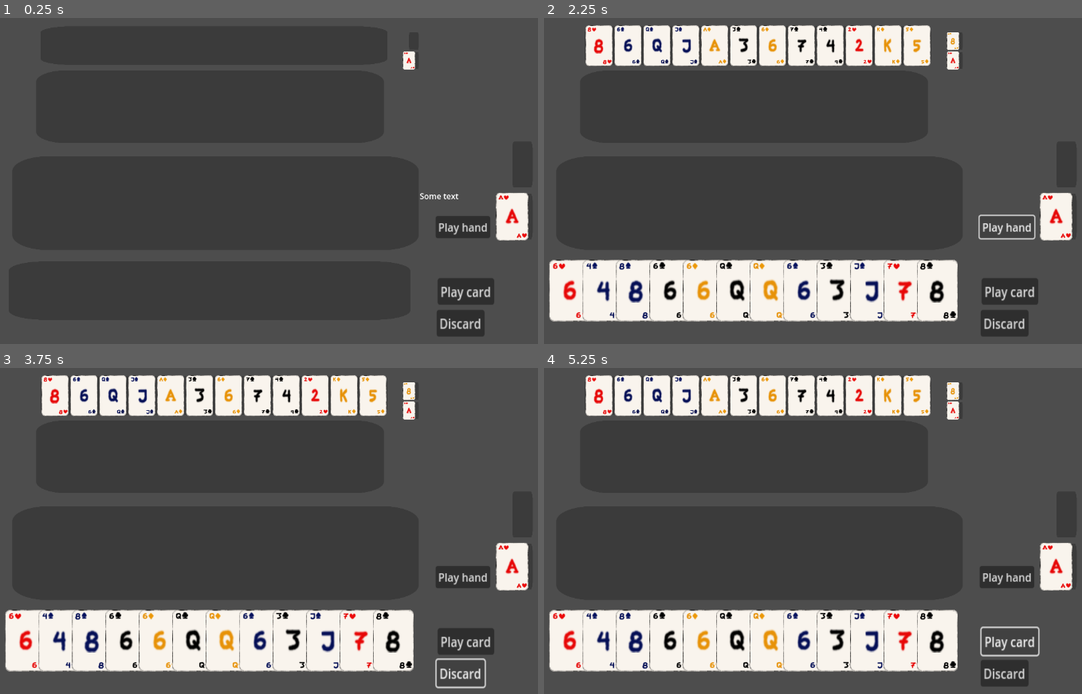
Above: before the commit, frames 1-4 (two rows, left to right).
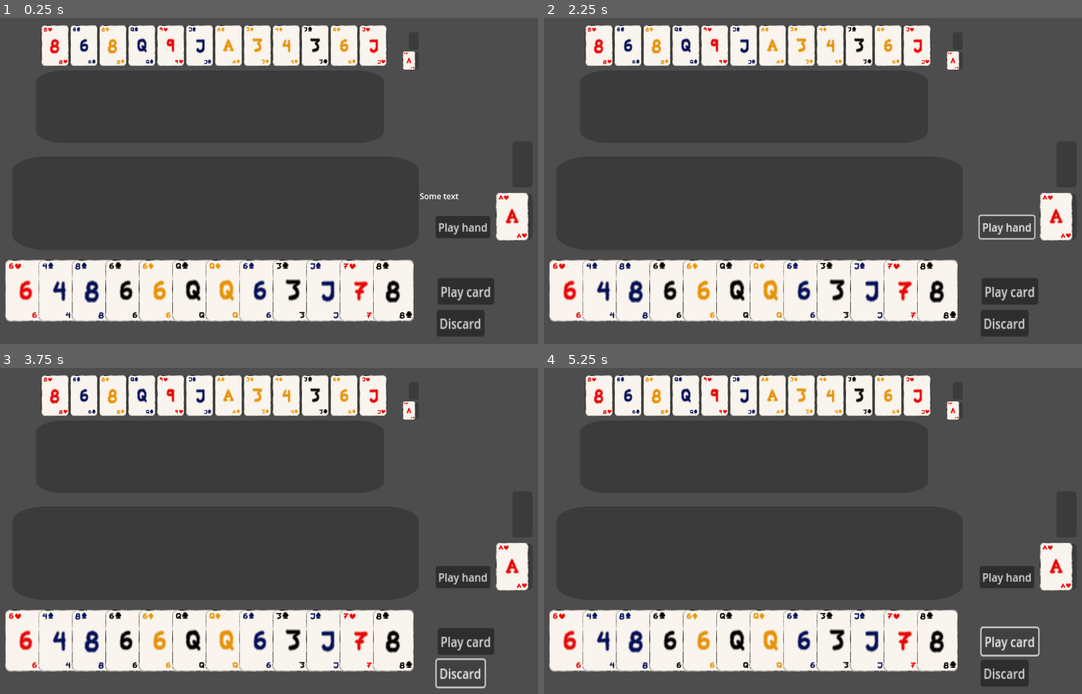
Above: after the commit, the same moments.

Repository: T33py/CardGame
Game: Godot game, scene res://TestScene.tscn
The game is run twice, just before and just after one commit, with the same random seed, the same clock (stepped at 60 frames per second) and the same inputs.
Inputs:
- Up to frame 1 (0.25 s): no input
- Up to frame 2 (2.25 s): click "Play card" at 0.5 s; click "Play card" at 1.25 s; click "Play hand" at 2 s
- Up to frame 3 (3.75 s): click "Play hand" at 2.75 s; click "Discard" at 3.5 s
- Up to frame 4 (5.25 s): click "Discard" at 4.25 s; click "Play card" at 5 s

The runs differ from the first frame. In frame 1, 22% of the frame differs, in the area x 0-77%, y 2-94%; in frame 2, 1.0%; in frame 3, 1.0%; in frame 4, 1.0%.

Commit message:
can now hover both sides

Diff:
--- a/Cards/Card.gd
+++ b/Cards/Card.gd
@@ -7,10 +7,16 @@
 signal card_clicked(card: Card)
 signal mouse_hovers(card: Card)
 signal mouse_stopped_hovering(card: Card)
+var hover_ee_protect = false
+
 signal picked_up(card: Card)
+signal put_down(card: Card)
 var emitted_picked_up = false
-signal put_down(card: Card)
+
 signal am_being_hovered_over(me: Card, other: Card)
+var left_hover_detect: Area2D
+var right_hover_detect: Area2D
+var hover_side = 0
 
 var colors = {
 	Suits.Hearts: Color("ec0808"),
@@ -83,6 +89,11 @@
 	current_bottom_right_corner_value = bottom_right_corner.find_child(patterns[my_value], false)
 	current_bottom_right_corner_suit = bottom_right_corner.find_child(symbols[my_suit], false)
 
+	left_hover_detect = find_child("left_side", false)
+	left_hover_detect.hovered.connect(_on_hovered_by)
+	right_hover_detect = find_child("right_side", false)
+	right_hover_detect.hovered.connect(_on_hovered_by)
+
 	redraw()
 	return # Replace with function body.
 
@@ -96,6 +107,9 @@
 		not_click_timer += delta
 		if not_click_timer >= not_click_delay:
 			being_dragged()
+
+	if hover_ee_protect:
+		hover_ee_protect = false
 	return
 
 func set_suit(suit: Suits):
@@ -189,11 +203,14 @@
 	return
 
 func _on_area_2d_mouse_entered():
+	hover_ee_protect = true
 	mouse_hovers.emit(self)
 	return # Replace with function body.
 
 
 func _on_area_2d_mouse_exited():
+	if hover_ee_protect:
+		return
 	mouse_stopped_hovering.emit(self)
 #	end_of_being_dragged()
 	return # Replace with function body.
@@ -202,9 +219,10 @@
 	return str(patterns[my_value]) + " of " + str(symbols[my_suit]) + "s"
 
 
-func _on_area_2d_area_entered(area):
+func _on_hovered_by(area, side: int):
 	if area.get_parent() is Card:
 		var card = area.get_parent() as Card
 		if not may_be_dragged and card.may_be_dragged:
+			hover_side = side
 			am_being_hovered_over.emit(self, area as Card)
 	pass # Replace with function body.
--- a/Cards/Card.tscn
+++ b/Cards/Card.tscn
@@ -20,6 +20,7 @@
 [ext_resource type="Texture2D" uid="uid://b0e5ri0c11fs3" path="res://Art/CardArt/Diamond.png" id="18_d37id"]
 [ext_resource type="Texture2D" uid="uid://b7ym6avgi5fmf" path="res://Art/CardArt/Spade.png" id="19_nr0t2"]
 [ext_resource type="Texture2D" uid="uid://kgu7b8w4vbr2" path="res://Art/CardArt/Club.png" id="20_hiddl"]
+[ext_resource type="Script" path="res://Cards/Hover_side.gd" id="21_avnkl"]
 
 [sub_resource type="RectangleShape2D" id="RectangleShape2D_86r2k"]
 size = Vector2(60, 90)
@@ -334,12 +335,29 @@
 position = Vector2(26.3124, -2.47974)
 texture = ExtResource("20_hiddl")
 
-[node name="Area2D" type="Area2D" parent="."]
-
-[node name="CollisionShape2D" type="CollisionShape2D" parent="Area2D"]
+[node name="left_side" type="Area2D" parent="."]
+position = Vector2(-15, 0)
+scale = Vector2(0.5, 1)
+script = ExtResource("21_avnkl")
+hover_side = 2
+
+[node name="CollisionShape2D" type="CollisionShape2D" parent="left_side"]
 shape = SubResource("RectangleShape2D_86r2k")
 
-[connection signal="area_entered" from="Area2D" to="." method="_on_area_2d_area_entered"]
-[connection signal="input_event" from="Area2D" to="." method="_on_area_2d_input_event"]
-[connection signal="mouse_entered" from="Area2D" to="." method="_on_area_2d_mouse_entered"]
-[connection signal="mouse_exited" from="Area2D" to="." method="_on_area_2d_mouse_exited"]
+[node name="right_side" type="Area2D" parent="."]
+position = Vector2(15, 0)
+scale = Vector2(0.5, 1)
+script = ExtResource("21_avnkl")
+hover_side = 1
+
+[node name="CollisionShape2D" type="CollisionShape2D" parent="right_side"]
+shape = SubResource("RectangleShape2D_86r2k")
+
+[connection signal="area_entered" from="left_side" to="left_side" method="_on_area_entered"]
+[connection signal="input_event" from="left_side" to="." method="_on_area_2d_input_event"]
+[connection signal="mouse_entered" from="left_side" to="." method="_on_area_2d_mouse_entered"]
+[connection signal="mouse_exited" from="left_side" to="." method="_on_area_2d_mouse_exited"]
+[connection signal="area_entered" from="right_side" to="right_side" method="_on_area_entered"]
+[connection signal="input_event" from="right_side" to="." method="_on_area_2d_input_event"]
+[connection signal="mouse_entered" from="right_side" to="." method="_on_area_2d_mouse_entered"]
+[connection signal="mouse_exited" from="right_side" to="." method="_on_area_2d_mouse_exited"]
--- a/Cards/CardDisplayArea.gd
+++ b/Cards/CardDisplayArea.gd
@@ -19,16 +19,15 @@
 func place_card(card: Card):
 	if phantom_card:
 		cards.insert(phantom_card_pos, card)
+		remove_phantom_card()
 	else:
 		cards.append(card)
 	layout_cards()
 	pass
 
 func remove_card(card: Card):
-	for i in range(len(cards)):
-		if cards[i] == card:
-			cards.remove_at(i)
-			break
+	remove_phantom_card()
+	remove_from_list(card, cards)
 	layout_cards()
 	pass
 
@@ -39,6 +38,8 @@
 	return
 
 func remove_phantom_card():
+	if not phantom_card:
+		return
 	phantom_card = false
 	layout_cards()
 	return
@@ -78,3 +79,10 @@
 		card.global_position = Vector2(offset, global_position.y)
 
 	return
+
+func remove_from_list(item, list: Array):
+	for i in range(len(list)):
+		if list[i] == item:
+			list.remove_at(i)
+			break
+	return
--- a/Cards/Deck.gd
+++ b/Cards/Deck.gd
@@ -40,8 +40,8 @@
 
 # Called every frame. 'delta' is the elapsed time since the previous frame.
 func _process(delta):
-	# We need to remember the card that the player picked up untill the next frame
-	# to make shure other things can react to the event that made the card not be picked up this frame
+	# We need to remember the card that the player picked up untill the next frame -
+	# - to make shure other things can react to the event that made the card not be picked up this frame
 	if clear_currently_picked_up_card:
 		if pickup_clear_next > 0:
 			pickup_clear_next = 0
@@ -65,6 +65,7 @@
 func discard(card: Card)-> bool:
 	if card not in all_cards:
 		return false
+	print("discarding " + str(card))
 	discards.append(card)
 	discards_display.place_card(card)
 #	redo_card_positions()
@@ -148,18 +149,19 @@
 		do_things_later.remove_thing_to_do_each_frame(setup_next_playing_card)
 		deck_ready = true
 		return
-	var suit = cards_to_set_up[0][0]
-	var value = cards_to_set_up[0][1]
-	var card  = card_template.instantiate() as Card
-	add_child(card)
-	card.global_scale.x = 1
-	card.global_scale.y = 1
-	card.visible = true
-#			print("Making: " + str(value) + " of " + str(suit))
-	card.set_suit(suit)
-	card.set_value(value)
-	add_card(card)
-	cards_to_set_up.remove_at(0)
+	while len(cards_to_set_up) > 0:
+		var suit = cards_to_set_up[0][0]
+		var value = cards_to_set_up[0][1]
+		var card  = card_template.instantiate() as Card
+		add_child(card)
+		card.global_scale.x = 1
+		card.global_scale.y = 1
+		card.visible = true
+	#			print("Making: " + str(value) + " of " + str(suit))
+		card.set_suit(suit)
+		card.set_value(value)
+		add_card(card)
+		cards_to_set_up.remove_at(0)
 	return
 
 func remove_from_list(item, list: Array):
--- /dev/null
+++ b/Cards/Hover_side.gd
@@ -0,0 +1,11 @@
+extends Area2D
+
+signal hovered(area: Area2D, side: int)
+
+# Convention will be right = 1, left = 2
+@export var hover_side = 0
+
+
+func _on_area_entered(area):
+	hovered.emit(area, hover_side)
+	pass # Replace with function body.
--- a/Cards/PlayArea.gd
+++ b/Cards/PlayArea.gd
@@ -5,7 +5,7 @@
 signal no_longer_hovered
 signal lmb_up
 signal card_played
-signal hand_played
+signal end_turn(cards: Array[Card])
 
 var display_area: CardDisplayArea
 
@@ -33,8 +33,8 @@
 	cards_being_hovered.clear()
 	if len(cards) >= number_of_cards_to_allow:
 		return false
-	cards.append(card)
 	display_area.place_card(card)
+	cards = display_area.cards
 	card.connect("mouse_hovers", _player_hovers_over_card)
 	card.connect("mouse_stopped_hovering", _player_no_longer_hovers_over_card)
 	card.am_being_hovered_over.connect(_on_card_is_hovered_over)
@@ -42,11 +42,16 @@
 	return true
 
 func play_hand():
-	hand_played.emit()
+	var cards_played = []
 	for card in cards:
+		cards_played.append(card)
+	for card in cards_played:
 		remove_card_from_play(card)
+	print("ending turn with " + str(cards_played))
 	cards_being_hovered.clear()
 	selected_card = null
+	display_area.layout_cards()
+	end_turn.emit(cards_played)
 	return
 
 # remove a card from the play area
@@ -136,14 +141,16 @@
 	pass # Replace with function body.
 
 func _on_card_is_hovered_over(card: Card, hoverer: Card):
+	if card not in cards:
+		return
 	if len(cards) >= number_of_cards_to_allow:
-		return
-	if card not in cards:
 		return
 
 	var i = 0
 	for c in cards:
 		if c == card:
+			if c.hover_side == 1:
+				i += 1
 			break
 		i += 1
 	display_area.add_phantom_card(i)
--- a/Util/GameManager.gd
+++ b/Util/GameManager.gd
@@ -14,7 +14,7 @@
 # Called when the node enters the scene tree for the first time.
 func _ready():
 	player_play_area.card_played.connect(_on_player_played_card)
-	player_play_area.hand_played.connect(_on_player_stands)
+	player_play_area.end_turn.connect(_on_player_stands)
 	ai_play_area.card_played.connect(_on_ai_played_card)
 	ai.i_stand.connect(_on_ai_stands)
 	return
@@ -45,7 +45,7 @@
 	ai.take_a_turn()
 	return
 
-func _on_player_stands():
+func _on_player_stands(cards: Array[Card]):
 	player_stands = true
 	return
 
--- /dev/null
+++ b/Util/Util_functions.gd
@@ -0,0 +1,8 @@
+class_name Util_functions
+
+func remove_from_list(item, list: Array):
+	for i in range(len(list)):
+		if list[i] == item:
+			list.remove_at(i)
+			break
+	return
Not shown: 1 places in Cards/Card.tscn that only renumber resources
